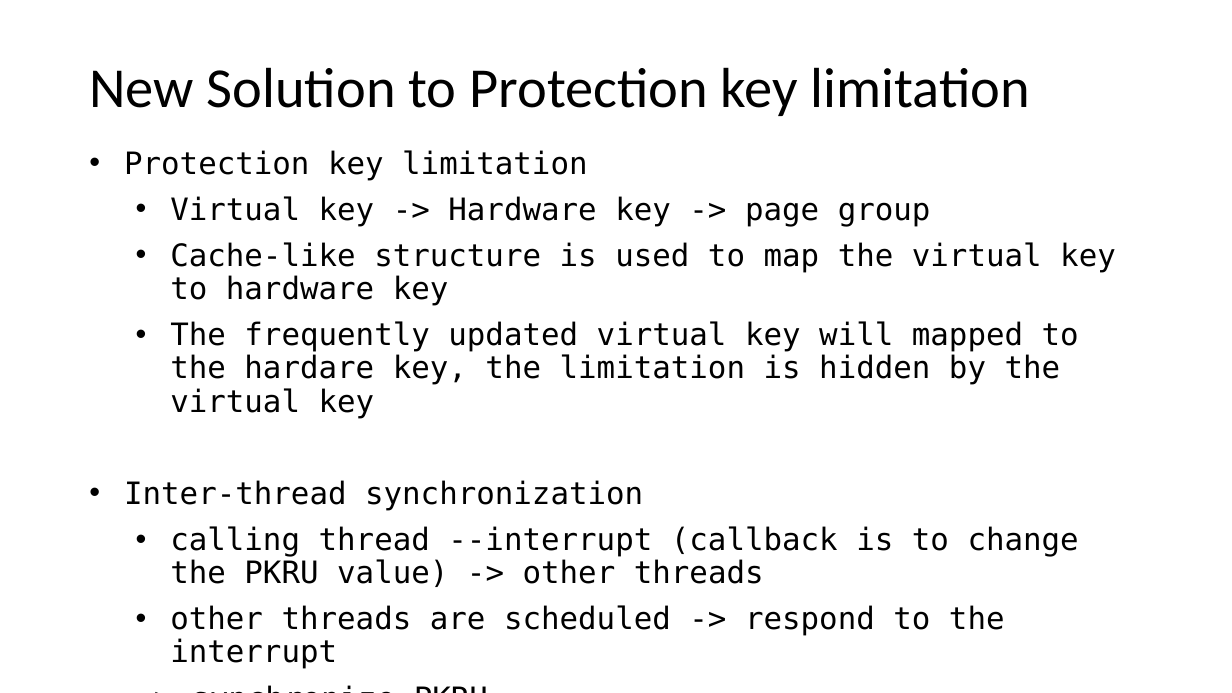
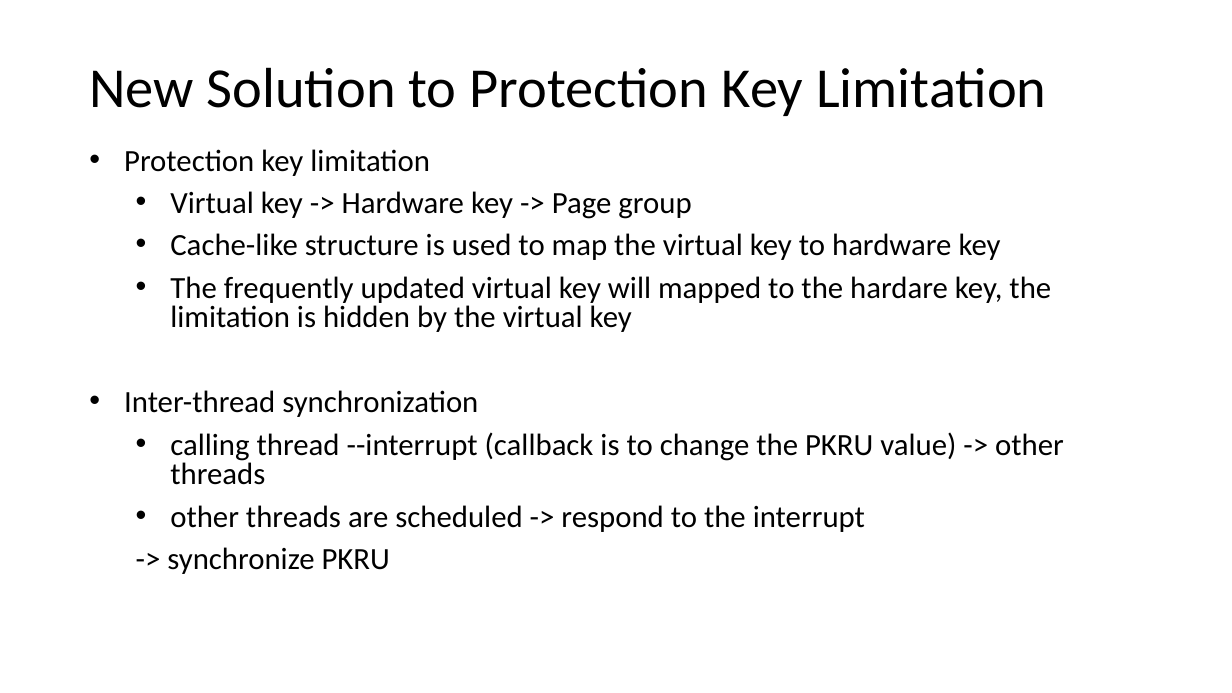
Before and after one commit to LiGaOg/libpmp, a slide deck: slide 19 of proposal.pptx. Drawn at 1232x693 pixels with LibreOffice and Linux fonts; fonts in the diff are those of the drawing. Boxes give left, top, right and bottom in pixels: in the first picture for what was removed or moved away, otherwise in the second. Text is boxed around its words. In the diff, an @@ line names an element or a change of style, - is before the commit and + after.

```diff
--- a/proposal.pptx
+++ b/proposal.pptx
@@ title at box(89, 67, 1046, 116): text changed @@
-New Solution to Protection key limitation
+New Solution to Protection Key Limitation
@@ text at box(124, 149, 1064, 574): font DejaVu Sans Mono to Calibri; line spacing 0.9 to 0.8 @@
@@ text at box(170, 191, 691, 219): text changed; font DejaVu Sans Mono to Calibri @@
-  • Virtual key -> Hardware key -> page group
+  • Virtual key -> Hardware key -> Page group
```
Also in this commit, not shown: 21 other slides changed, 1 slide added.
